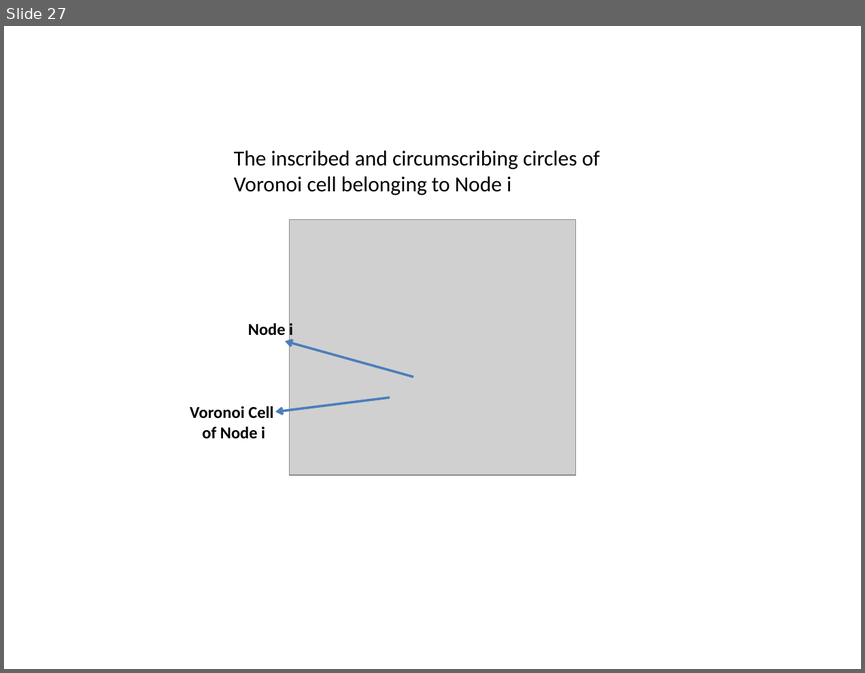
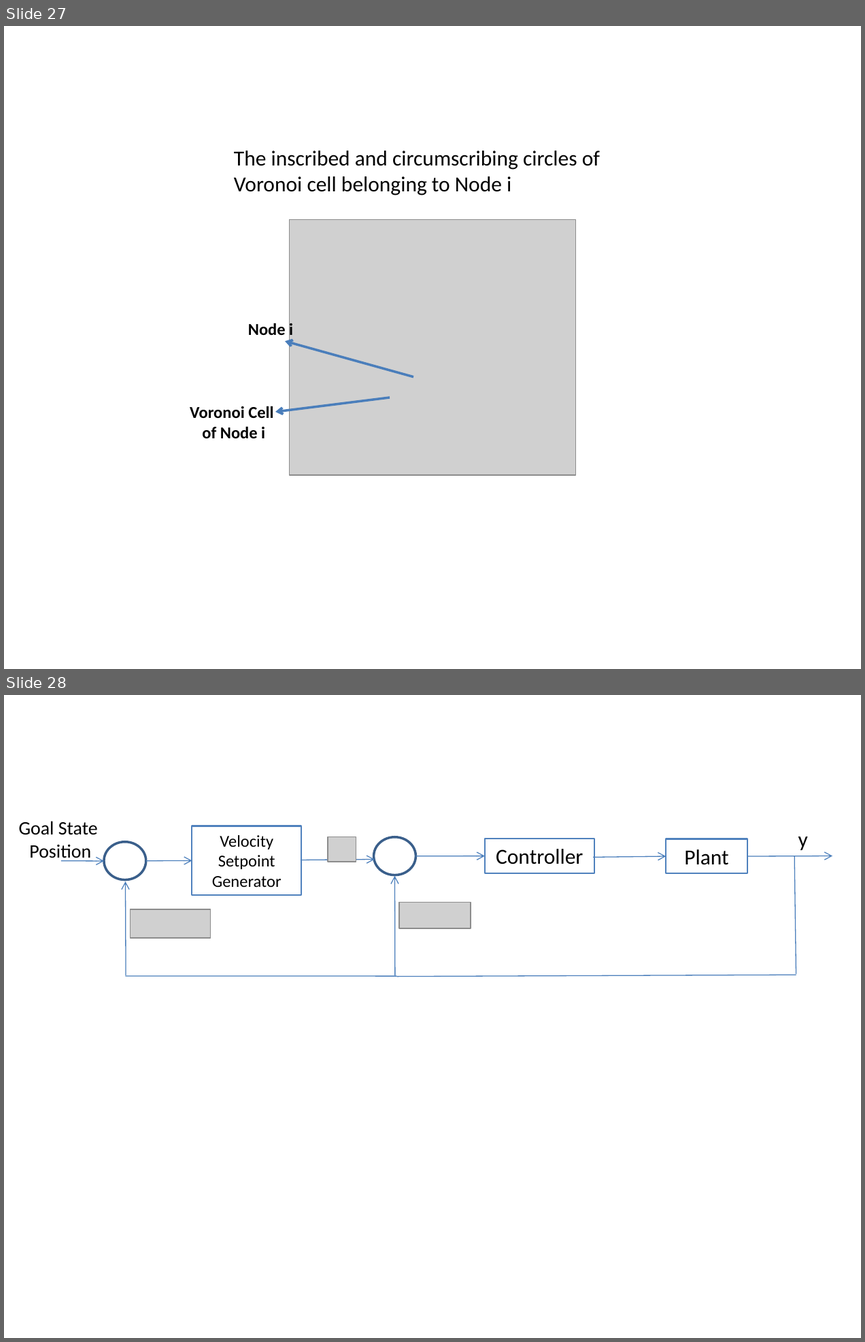
Before and after one commit to kadir4172/formation_control, a slide deck: Tez Çizimleri.pptx. Shown one above the other, each under a label of ours: slide 27 before the commit, slides 27 and 28 after it. The pictures are 865x673 and 865x1342 pixels, drawn with LibreOffice and Linux fonts; fonts in the diff are those of the drawing; grey boxes stand for pictures. Boxes give left, top, right and bottom in pixels: in the first picture for what was removed or moved away, otherwise in the second. Text is boxed around its words. In the diff, an @@ line names an element or a change of style, - is before the commit and + after.

```diff
--- a/Tez Çizimleri.pptx
+++ b/Tez Çizimleri.pptx
@@ slide 28 added at box(4, 695, 861, 1338), background #FFFFFF @@
@@ group added at box(19, 821, 832, 976): 8 arrows, 3 rectangles, 3 lines, 3 pictures, 2 ellipses, 2 texts @@
+Plant
+y
+Controller
+Velocity Setpoint Generator
+Goal State
+Position
```
Also in this commit, not shown: 3 other slides added, 6 other files.
